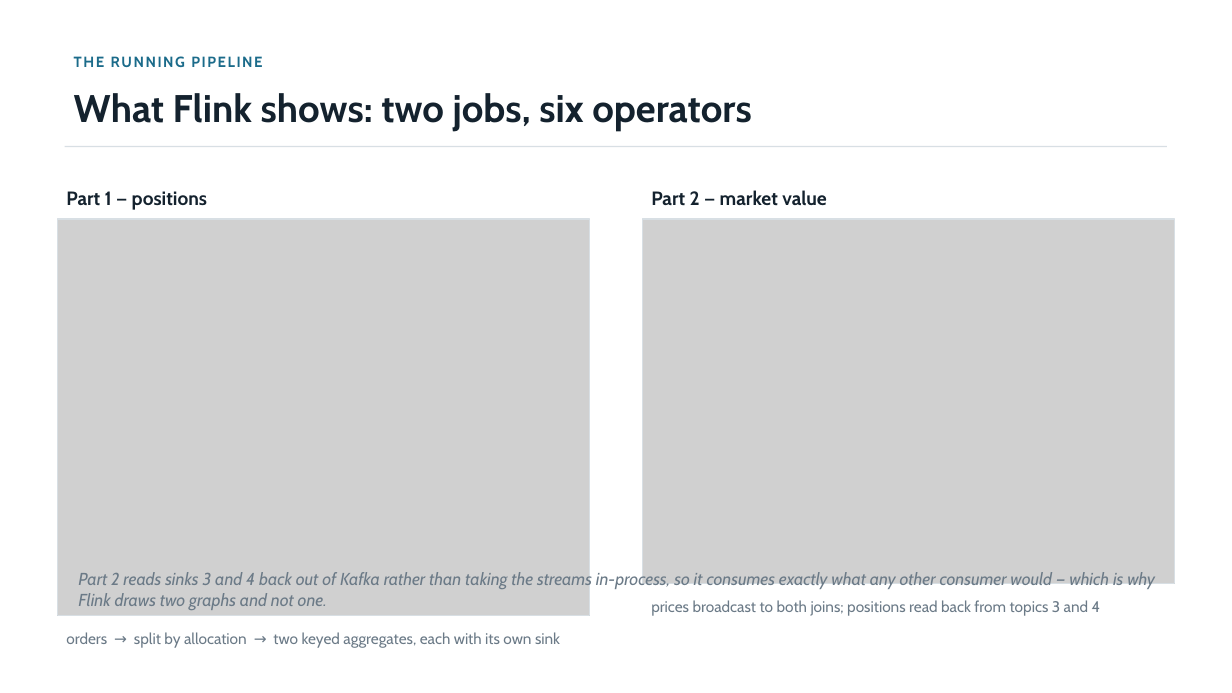
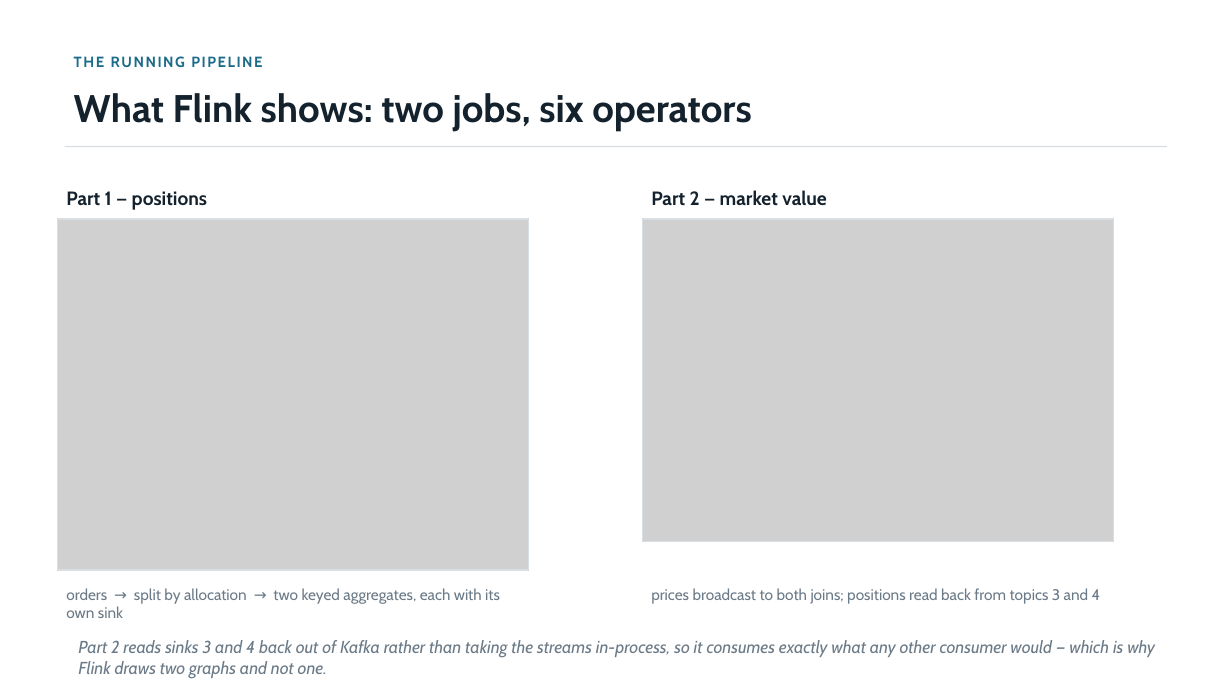
Before and after one commit to jimzucker/flink-training, a slide deck: slide 6 of docs/deck/final-demo-handout.pptx. Drawn at 1232x693 pixels with LibreOffice and Linux fonts; fonts in the diff are those of the drawing; grey boxes stand for pictures. Boxes give left, top, right and bottom in pixels: in the first picture for what was removed or moved away, otherwise in the second. Text is boxed around its words. In the diff, an @@ line names an element or a change of style, - is before the commit and + after.

```diff
--- a/docs/deck/final-demo-handout.pptx
+++ b/docs/deck/final-demo-handout.pptx
@@ picture: place and size @@
-picture at <box>57,219,590,616</box>
+picture at <box>57,219,529,570</box>
@@ rectangle: place and size @@
-rectangle at <box>57,219,590,616</box>
+rectangle at <box>57,219,529,570</box>
@@ picture: place and size @@
-picture at <box>642,219,1175,583</box>
+picture at <box>642,219,1114,542</box>
@@ rectangle: place and size @@
-rectangle at <box>642,219,1175,583</box>
+rectangle at <box>642,219,1114,542</box>
@@ text "orders → split by allocation ..." rewrapped from <box>66,632,560,648</box> to <box>66,588,500,618</box> @@
@@ text "prices broadcast to both joins; ...": place and size @@
-text "prices broadcast to both joins; ..." at <box>651,600,1101,616</box>
+text "prices broadcast to both joins; ..." at <box>651,588,1101,604</box>
@@ text "Part 2 reads sinks 3 ...": place and size @@
-text "Part 2 reads sinks 3 ..." at <box>78,571,1155,610</box>
+text "Part 2 reads sinks 3 ..." at <box>78,640,1155,679</box>
```
Also in this commit, not shown: 1 other slide changed, 2 other files.
